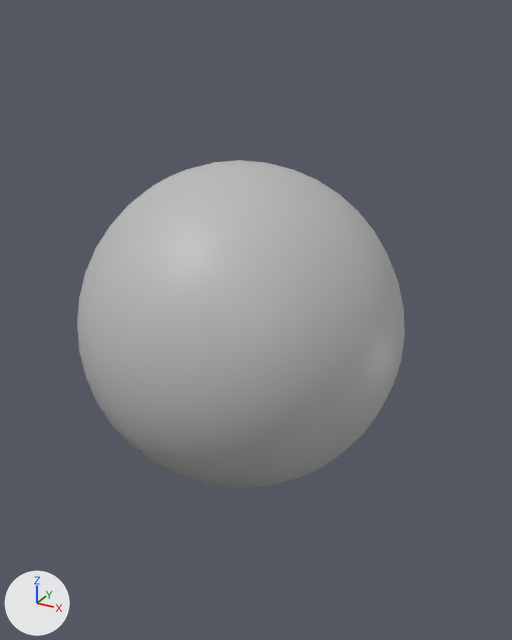
Before and after pictures for a commit that changed the FBX model narrative-unity/Assets/Models/Environments/Level1/Assets/FBX/globe.fbx.
Before and after are seen from a 50 mm lens placed at (0.632, -1.092, 0.571), pointed at (0.013, 0.033, 0.009). Arrows for +X, +Y and +Z are at lower left; the lights stay in place. Where no turn or scale is listed for an object, it has been applied to the vertices.
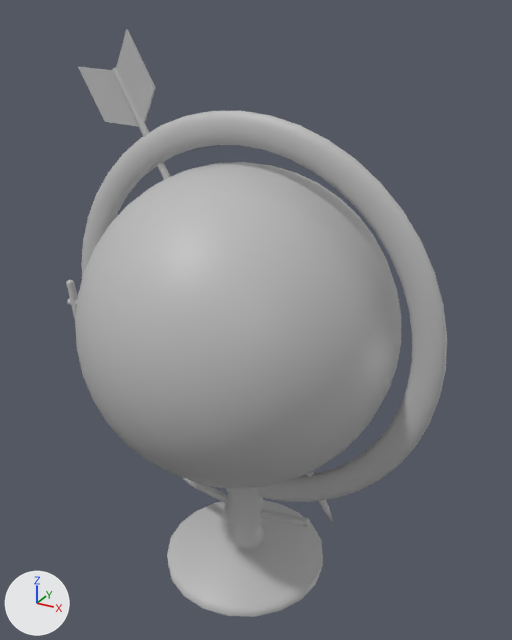
Where the newer file only moved an object's origin or applied its transform, the numbers keep the older frame.

Pixel boxes [x1, y1, x2, y2] of what changed, in the pictures (512 x 640 px):
'pSphere1', mesh turned
    before: [77, 160, 405, 488]
    after: [75, 162, 401, 488]
'pCylinder6', added
    after: [66, 29, 447, 617]

Diff of the bpy script that builds the scene:
```diff
--- a/narrative-unity/Assets/Models/Environments/Level1/Assets/FBX/globe.fbx.py
+++ b/narrative-unity/Assets/Models/Environments/Level1/Assets/FBX/globe.fbx.py
@@ me_mesh @@
 me_mesh.from_pydata(...)  # 382 vertices, 400 faces; spans x -0.309..0.311, y -0.309..0.311, z -0.316..0.304
 # used by ob_psphere1; location = (-0.002, -0.001, 0.016)
+# me_mesh part 1: the whole mesh is turned 1.9 degrees about the y axis through its middle, then moved by (-0.005, 0.0, -0.003)
 me_mesh.materials.append(mat_lambert2)
@@ me_mesh_001 @@
+me_mesh_001.from_pydata(...)  # 2062 vertices, 2130 faces; spans x -0.445..0.399, y -0.174..0.174, z -0.578..0.525
+me_mesh_001.materials.append(mat_lambert2)  # grey #bcbcbc
@@ ob_pcylinder6 @@
+ob_pcylinder6 = bpy.data.objects.new('pCylinder6', me_mesh_001)
+ob_pcylinder6.location = (-0.001, 0.0, 0.012)
```
